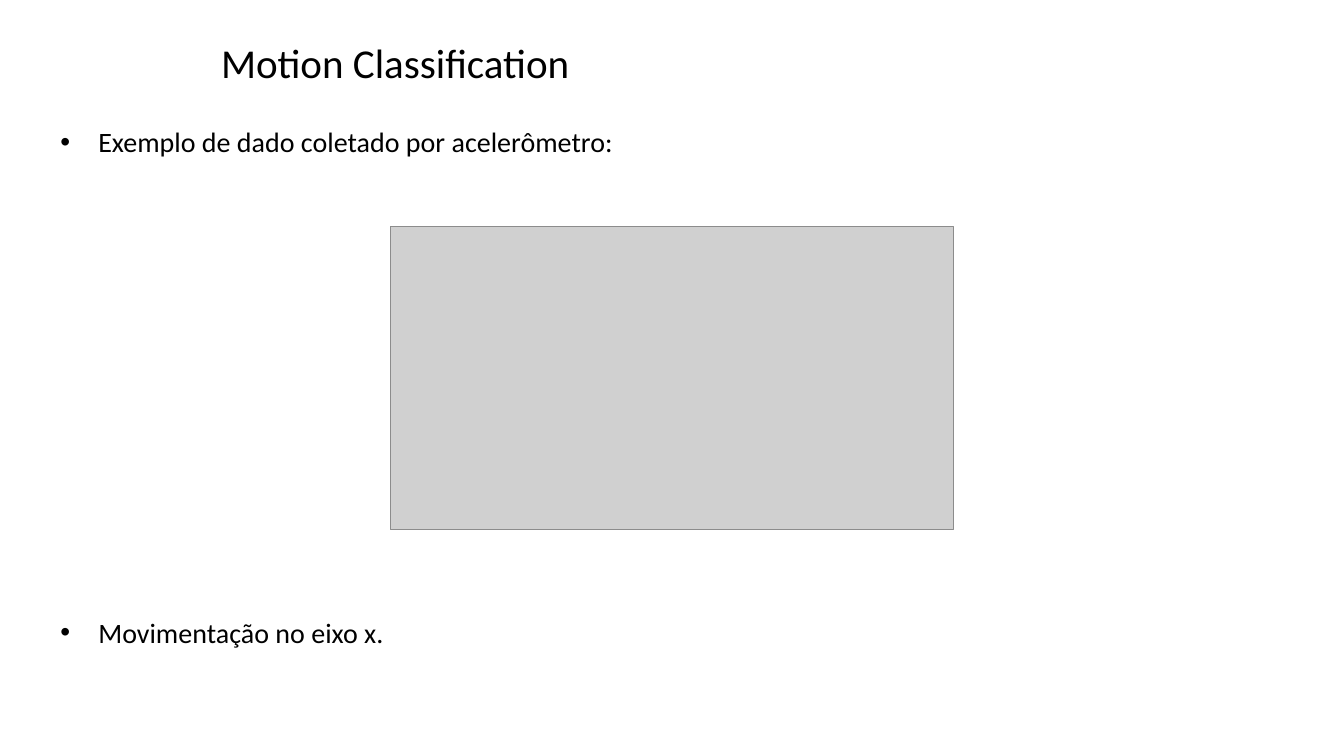
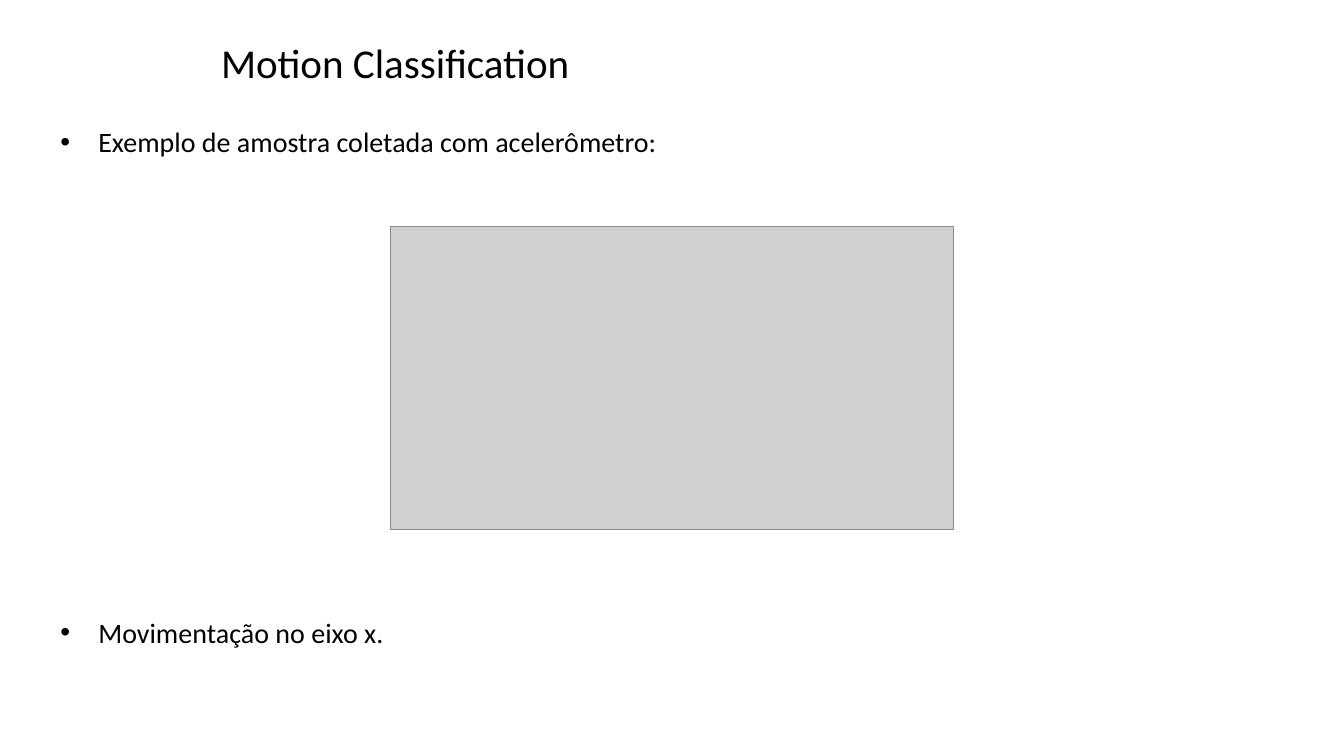
Before and after one commit to zz4fap/tp557-iot-ml, a slide deck: slide 9 of slides/TP557_15_classificação de movimentos.pptx (slide 8 before the commit). Drawn at 1344x756 pixels with LibreOffice and Linux fonts; fonts in the diff are those of the drawing; grey boxes stand for pictures; background and template pictures are left out. Boxes give left, top, right and bottom in pixels: in the first picture for what was removed or moved away, otherwise in the second. Text is boxed around its words. In the diff, an @@ line names an element or a change of style, - is before the commit and + after.

```diff
--- a/slides/TP557_15_classificação de movimentos.pptx
+++ b/slides/TP557_15_classificação de movimentos.pptx
@@ text at (98,132,656,157): text changed @@
-• Exemplo de dado coletado por acelerômetro:
+• Exemplo de amostra coletada com acelerômetro:
```
Also in this commit, not shown: 7 other slides changed, 3 slides added.
